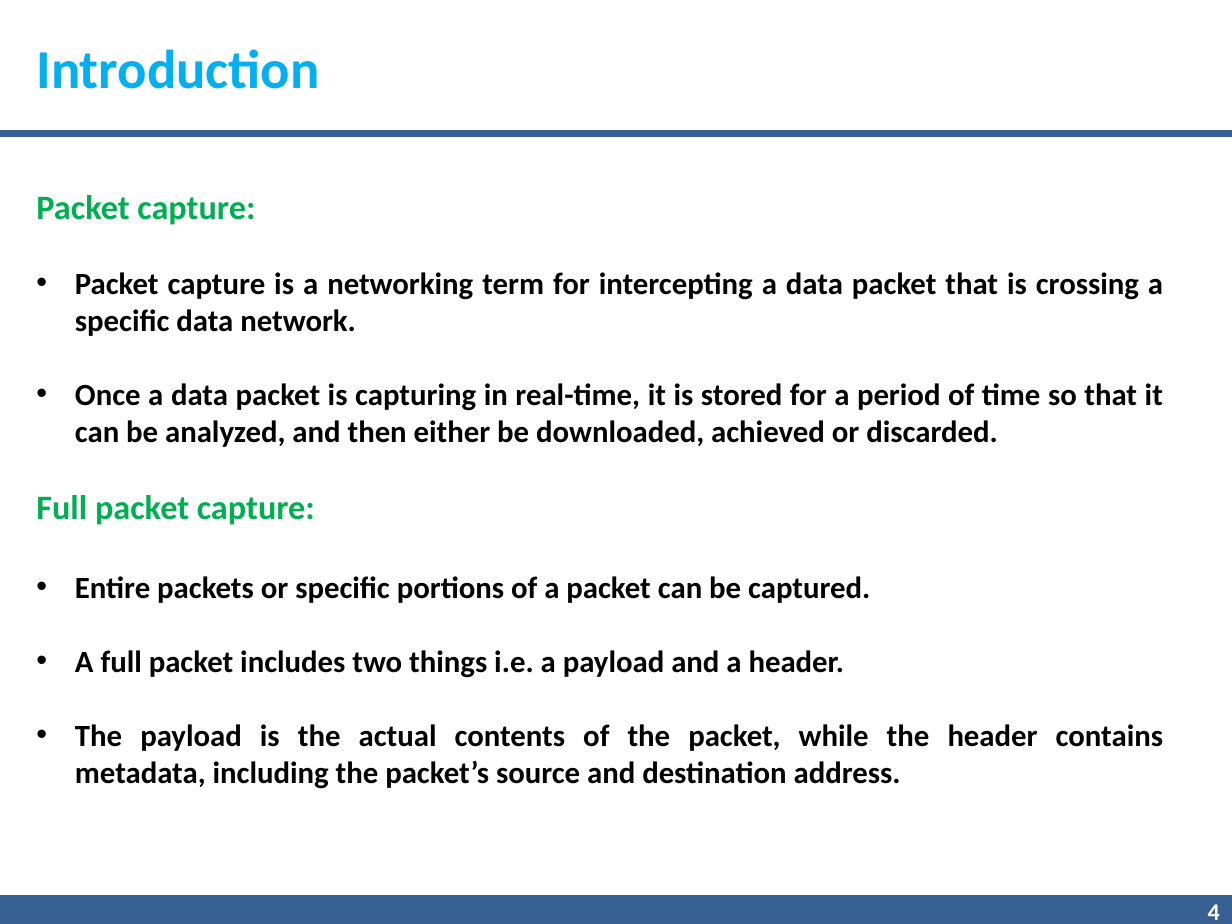
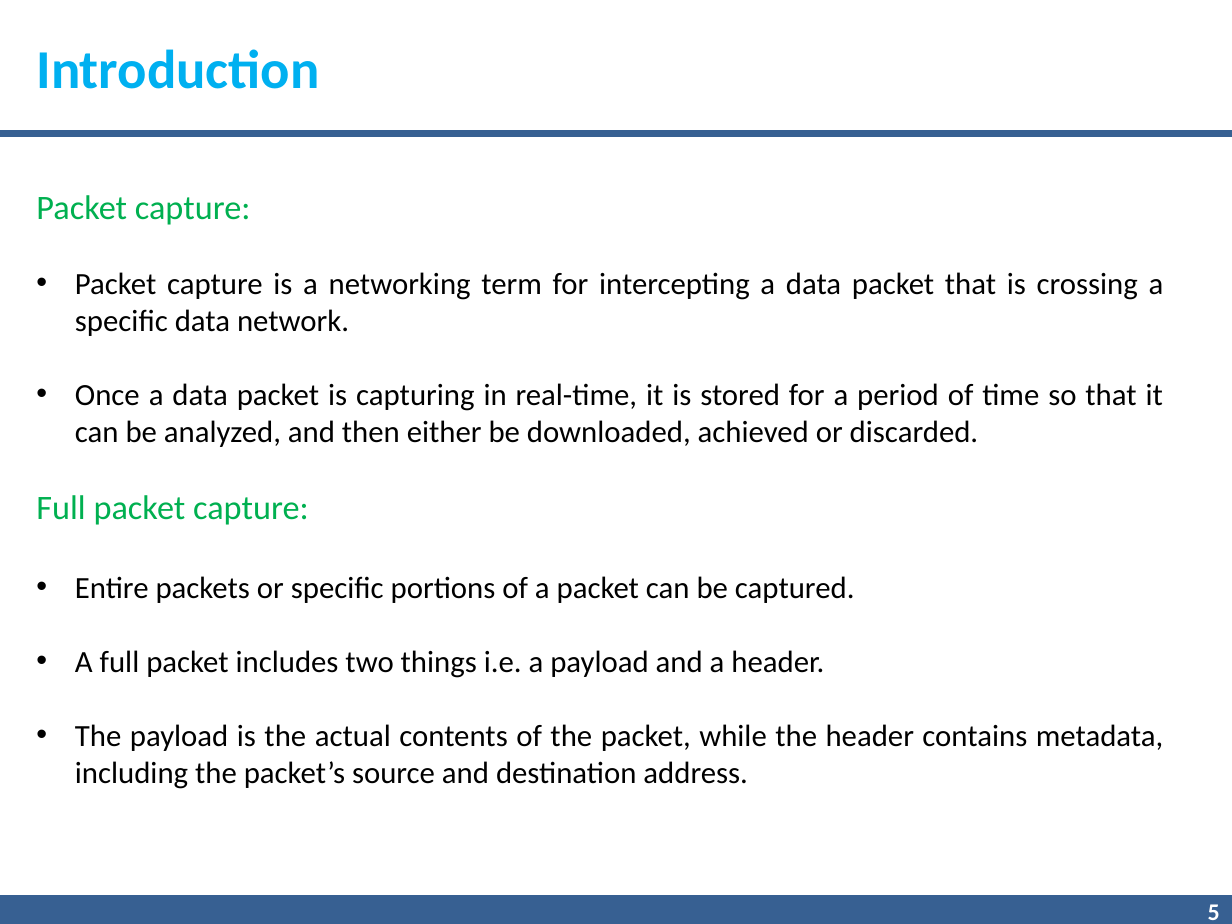
Before and after one commit to gnnain/Pcap_Reader, a slide deck: slide 5 of 7.pptx (slide 4 before the commit). Drawn at 1232x924 pixels with LibreOffice and Linux fonts; fonts in the diff are those of the drawing; background and template pictures are left out. Boxes give left, top, right and bottom in pixels: in the first picture for what was removed or moved away, otherwise in the second. Text is boxed around its words. In the diff, an @@ line names an element or a change of style, - is before the commit and + after.

```diff
--- a/7.pptx
+++ b/7.pptx
@@ text "Packet capture:" at <box>36,195,1164,789</box>: bold off @@
@@ page number at <box>1208,904,1220,920</box>: text changed @@
-4
+5
```
Also in this commit, not shown: 14 other slides changed, 6 slides added, 4 slides removed.
